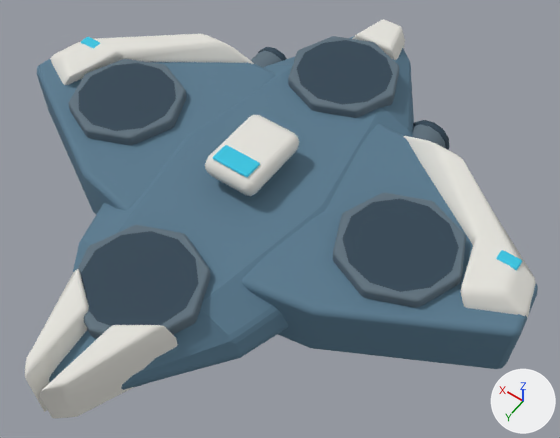
The Blender file space-battleship/dev/toon_ship/hulls/source/cruiser.blend, before and after one commit.
Both versions are drawn from a 50 mm camera at (-3.58, 4.5, 6.91) aimed at (-0.45, 0.12, 0.02). Every picture has the same lights, and +X, +Y and +Z are marked at lower right. The picture after the commit comes second.

The scene before the commit, as lines of its bpy script (objects in view):
```python
me_aftfin = bpy.data.meshes.new('AftFin')
me_aftfin.from_pydata(...)  # 1874 vertices, 1774 faces; spans x -3.29..3.29, y -3.03..3.27, z -0.47..0.87
# faces by material slot: [480, 332, 162, 424, 376]
me_aftfin.materials.append(mat_protoivory)  # white #e5e3dd
me_aftfin.materials.append(mat_protohullblue)  # blue #57798e
me_aftfin.materials.append(mat_protocyan)  # cyan #2cadc7, glowing cyan #2cadc7
me_aftfin.materials.append(mat_protographite)  # greyish blue #5d6f7c
me_aftfin.materials.append(mat_protonavy)  # dark blue #2c4252
me_cylinder = bpy.data.meshes.new('Cylinder')
me_cylinder.from_pydata(...)  # 248 vertices, 218 faces; spans x -0.275..0.275, y -0.264..0.405, z -0.275..0.275
# faces by material slot: [62, 62, 94]
me_cylinder.materials.append(mat_protographite)  # greyish blue #5d6f7c
me_cylinder.materials.append(mat_protonavy)  # dark blue #2c4252
me_cylinder.materials.append(mat_protoengine)  # cyan #2cadc7, glowing cyan #2cadc7
me_cylinder_004 = bpy.data.meshes.new('Cylinder.004')
me_cylinder_004.from_pydata(...)  # 248 vertices, 218 faces; spans x -0.275..0.275, y -0.264..0.405, z -0.275..0.275
# faces by material slot: [62, 62, 94]
me_cylinder_004.materials.append(mat_protographite)  # greyish blue #5d6f7c
me_cylinder_004.materials.append(mat_protonavy)  # dark blue #2c4252
me_cylinder_004.materials.append(mat_protoengine)  # cyan #2cadc7, glowing cyan #2cadc7
ob_engine01mesh = bpy.data.objects.new('Engine01Mesh', me_cylinder)
ob_engine01mesh.parent = ob_engine01
ob_engine01mesh.location = (0.0, 0.0, 0.0)
ob_engine03mesh = bpy.data.objects.new('Engine03Mesh', me_cylinder_004)
ob_engine03mesh.parent = ob_engine03
ob_engine03mesh.location = (0.0, 0.0, 0.0)
ob_hullarmor = bpy.data.objects.new('HullArmor', me_aftfin)
ob_hullarmor.parent = ob_hull
ob_hullarmor.location = (0.0, 0.0, 0.0)
```
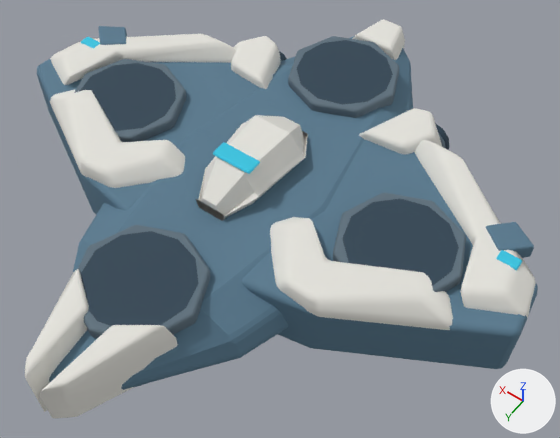
Where the change shows, as pixel boxes [x1, y1, x2, y2] in the pictures (560 x 438 px; the box of a moved part takes in the faces that stretch with it):
part 1 of me_aftfin, moved or reshaped: before [213, 145, 260, 177]; after [213, 142, 260, 174]
part 2 of me_aftfin, rebuilt (19% wider, 30% taller): before [205, 115, 299, 196]; after [196, 115, 308, 221]
part 3 of me_aftfin, added: after [270, 217, 453, 330]
part 4 of me_aftfin, added: after [50, 90, 185, 188]
part 5 of me_aftfin, added: after [359, 108, 442, 154]
part 6 of me_aftfin, added: after [231, 36, 281, 89]
part 7 of me_aftfin, added (blue): after [486, 222, 534, 258]
part 8 of me_aftfin, added (blue): after [98, 26, 127, 45]

The edits, one by one:
me_aftfin is used by ob_hullarmor; parent ob_hull; location (0.0, 0.0, 0.0).
me_aftfin had 1874 vertices, 1774 faces and spanned x -3.29..3.29, y -3.03..3.27, z -0.47..0.87.
me_aftfin now has 2598 vertices, 2474 faces and spans x -3.29..3.29, y -3.03..3.27, z -0.47..0.92.
me_aftfin part 1: the loose piece of 56 vertices spanning x -0.23..0.23, y 0.16..0.4, z 0.84..0.87 is scaled about its middle by (1.05, 0.815, 1.07), then moved by (0.0, 0.0, 0.05).
me_aftfin part 2: the loose piece of 56 vertices spanning x -0.34..0.34, y -0.47..0.47, z 0.58..0.84 is rebuilt with 204 vertices and now spans x -0.45..0.45, y -0.74..0.76, z 0.38..0.87.
me_aftfin part 3: a new loose piece of 139 vertices spanning x -2.74..-0.56, y 0.18..1.12, z 0.16..0.61, in mat_protoivory (white #e5e3dd).
me_aftfin part 4: a new loose piece of 139 vertices spanning x 0.56..2.74, y 0.18..1.12, z 0.16..0.61, in mat_protoivory (white #e5e3dd).
me_aftfin part 5: a new loose piece of 93 vertices spanning x -1.52..-0.59, y -1.9..-1.13, z 0.08..0.55, in mat_protoivory (white #e5e3dd).
me_aftfin part 6: a new loose piece of 93 vertices spanning x 0.59..1.52, y -1.9..-1.13, z 0.08..0.55, in mat_protoivory (white #e5e3dd).
me_aftfin part 7: a new loose piece of 56 vertices spanning x -2.99..-2.47, y -0.89..-0.46, z 0.42..0.62, in mat_protohullblue (blue #57798e).
me_aftfin part 8: a new loose piece of 56 vertices spanning x 2.47..2.99, y -0.89..-0.46, z 0.42..0.62, in mat_protohullblue (blue #57798e).
